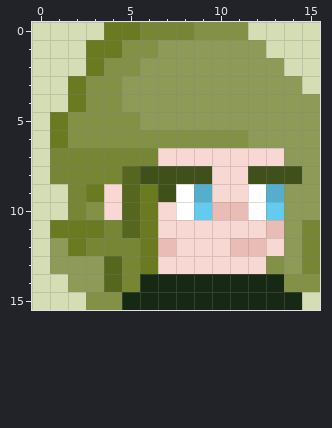
Pixel-art sprite -- img/portraits/Arborist.png. Above, as it was before the edit.
The file is 16x16 pixels. Colours within 5 levels of each other are drawn and written as one.
The result:
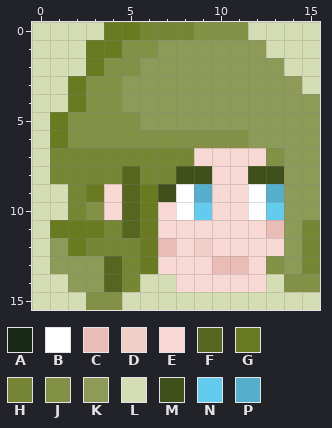
Palette (. is transparent): A #172815  B #ffffff  C #e9bdb5  D #f0cfc9  E #f8d8d3  F #55661e  G #697a21  H #778635  J #839147  K #8e9b58  L #d5ddb4  M #3f501b  N #62cbee  P #55aecc
Difference:
Colour E becomes colour C in row 13 at x 10 to 11.
Colour E becomes colour D in row 12 at x 9.
Colour A becomes colour E in row 14 at x 8 to 12.
Colour C becomes colour E in row 10 at x 10 to 11; in row 12 at x 11 to 12.
Colour E becomes colour H in row 7 at x 7 to 8.
Colour M becomes colour H in row 8 at x 6 to 7.
Colour E becomes colour J in row 7 at x 13.
Colour M becomes colour K in row 8 at x 14.
Colour A becomes colour L in row 14 at x 6 to 7 and 13; in row 15 at x 5 to 14.
Pixel boxes of the changes (left, top, right, bottom) in both pictures:
changed: (122, 148, 302, 310)
